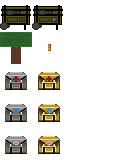
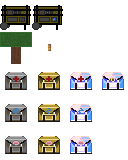
Before/after of a 128 x 160 layered artwork. What changed in the layer stack:
painted on "Pasted Layer" over [70, 72, 124, 154]
